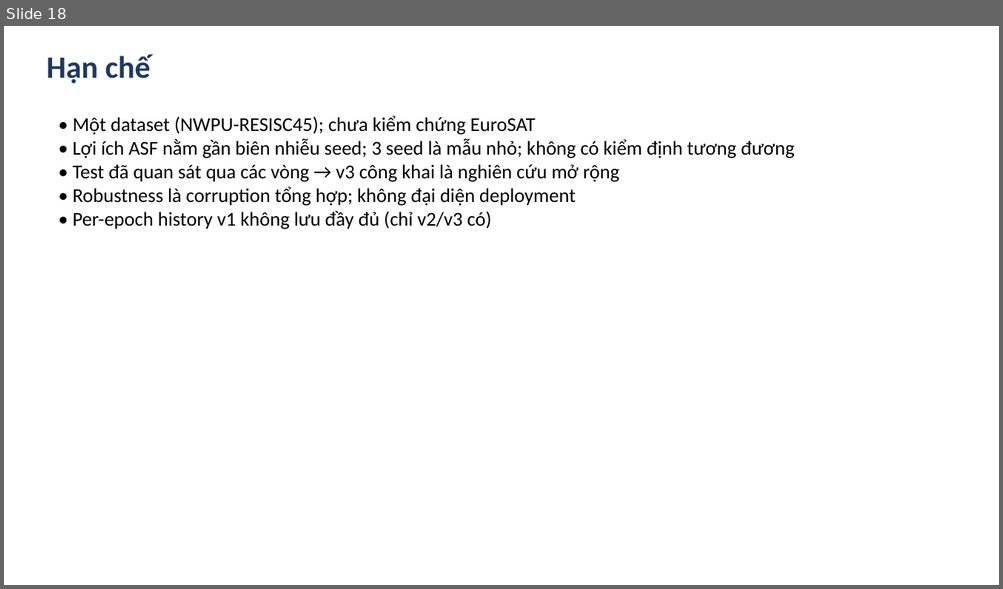
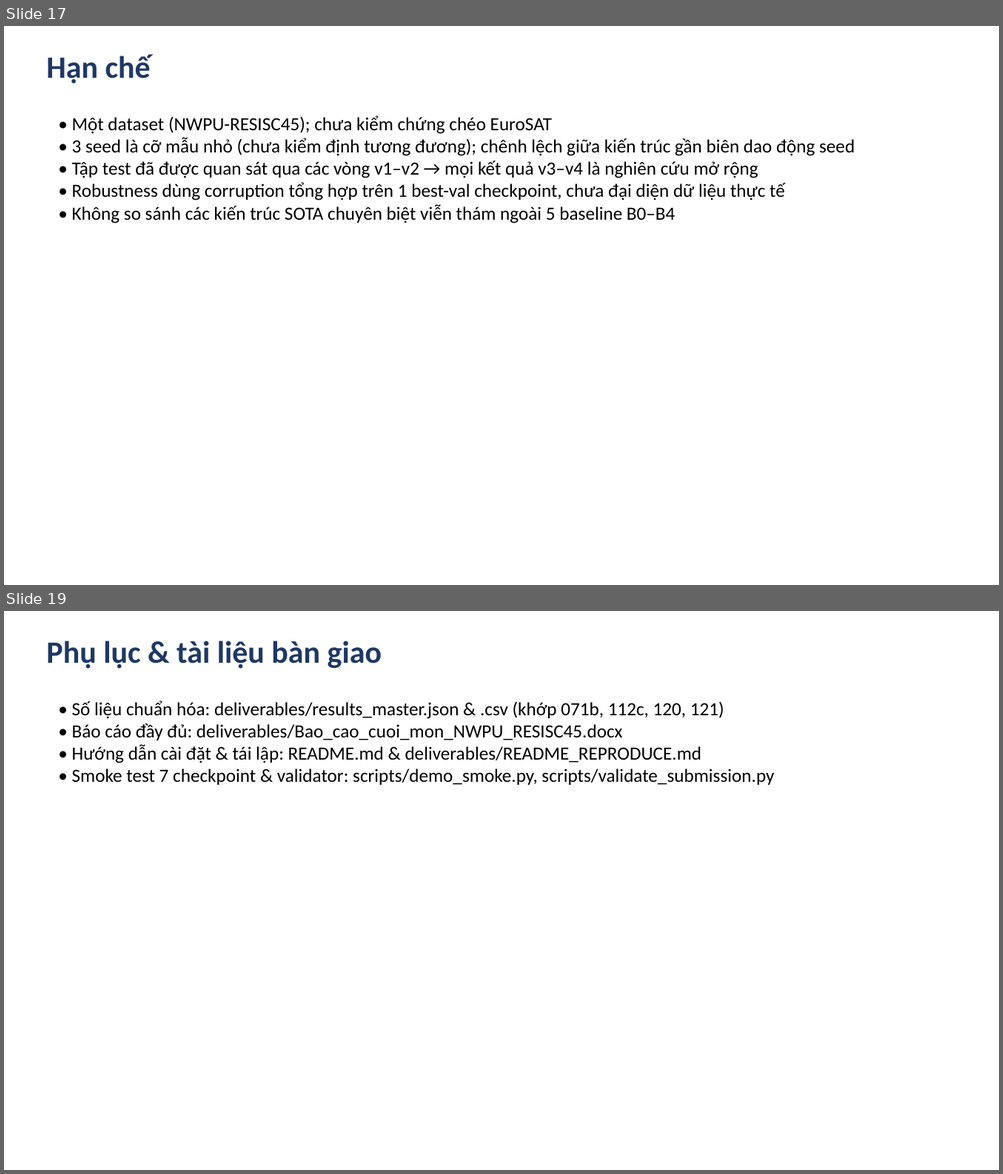
Before and after one commit to bangdang-ai-developer/kaggle-research, a slide deck: deliverables/Slides_cuoi_mon_NWPU_RESISC45.pptx. Shown one above the other, each under a label of ours: slide 18 before the commit, slides 17 and 19 after it; the slides between them are not shown. The pictures are 1003x589 and 1003x1174 pixels, drawn with LibreOffice and Linux fonts; fonts in the diff are those of the drawing. Boxes give left, top, right and bottom in pixels: in the first picture for what was removed or moved away, otherwise in the second. Text is boxed around its words. In the diff, an @@ line names an element or a change of style, - is before the commit and + after.

Commit message:
Audit and finalize NWPU-RESISC45 final submission (DOCX, PPTX, ZIP, validator, demo)

```diff
--- a/deliverables/Slides_cuoi_mon_NWPU_RESISC45.pptx
+++ b/deliverables/Slides_cuoi_mon_NWPU_RESISC45.pptx
@@ slide 19 added at [4,611,999,1170], background #FFFFFF @@
@@ text added at [46,641,381,669], 30 pt, text #1F3864, bold @@
+Phụ lục & tài liệu bàn giao
@@ text added at [72,701,774,785], 18 pt, text #000000 @@
+• Số liệu chuẩn hóa: deliverables/results_master.json & .csv (khớp 071b, 112c, 120, 121)
+• Báo cáo đầy đủ: deliverables/Bao_cao_cuoi_mon_NWPU_RESISC45.docx
+• Hướng dẫn cài đặt & tái lập: README.md & deliverables/README_REPRODUCE.md
+• Smoke test 7 checkpoint & validator: scripts/demo_smoke.py, scripts/validate_submission.py
@@ what was slide 18 is now slide 17 @@
@@ slide 17 changed as well @@
@@ text at [72,116,854,224]: text changed; size 19 to 18 pt @@
-• Một dataset (NWPU-RESISC45); chưa kiểm chứng EuroSAT
-• Lợi ích ASF nằm gần biên nhiễu seed; 3 seed là mẫu nhỏ; không có kiểm định tương đương
-• Test đã quan sát qua các vòng → v3 công khai là nghiên cứu mở rộng
-• Robustness là corruption tổng hợp; không đại diện deployment
-• Per-epoch history v1 không lưu đầy đủ (chỉ v2/v3 có)
+• Một dataset (NWPU-RESISC45); chưa kiểm chứng chéo EuroSAT
+• 3 seed là cỡ mẫu nhỏ (chưa kiểm định tương đương); chênh lệch giữa kiến trúc gần biên dao động seed
+• Tập test đã được quan sát qua các vòng v1–v2 → mọi kết quả v3–v4 là nghiên cứu mở rộng
+• Robustness dùng corruption tổng hợp trên 1 best-val checkpoint, chưa đại diện dữ liệu thực tế
+• Không so sánh các kiến trúc SOTA chuyên biệt viễn thám ngoài 5 baseline B0–B4
```
Also in this commit, not shown: 12 other slides changed, 5 other slides added, 7 slides removed, 24 other files.
